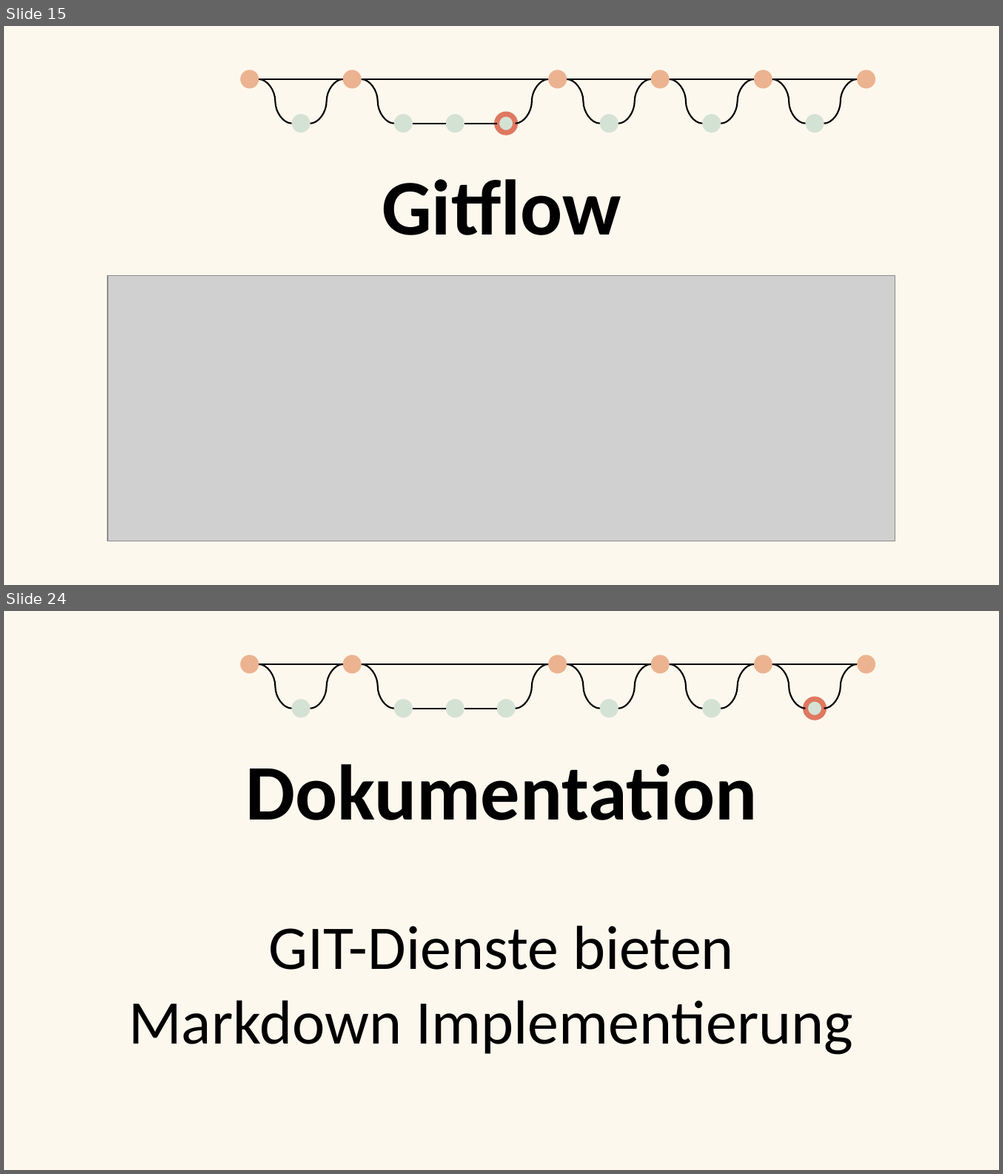
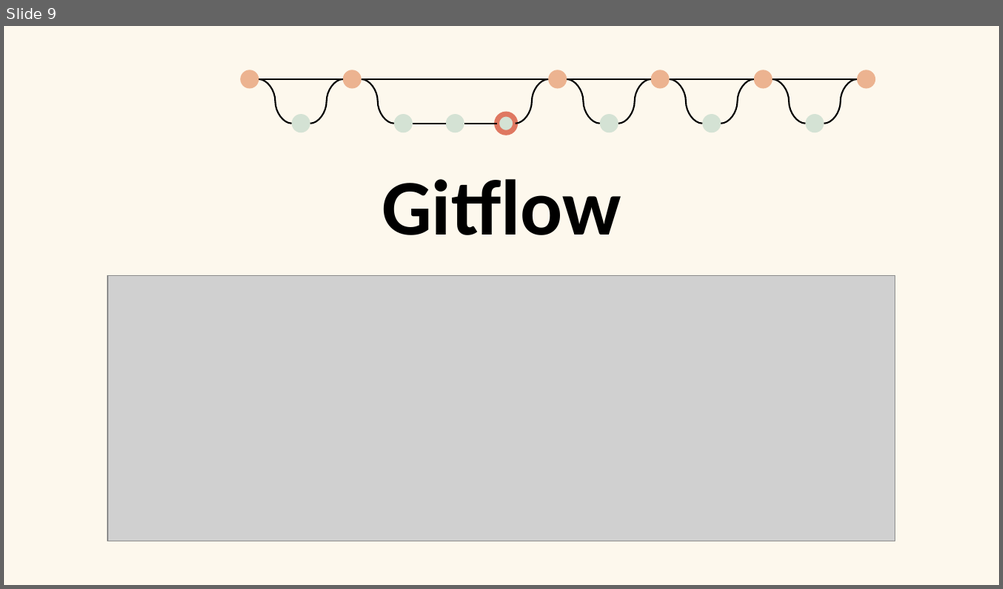
Before and after one commit to coloph0nius/SWEN, a slide deck: GITDesign.pptx. Shown one above the other, each under a label of ours: slides 15 and 24 before the commit, slide 9 after it; the slides between them are not shown. The pictures are 1003x1174 and 1003x589 pixels, drawn with LibreOffice and Linux fonts; fonts in the diff are those of the drawing; grey boxes stand for pictures; background and template pictures are left out. Boxes give left, top, right and bottom in pixels: in the first picture for what was removed or moved away, otherwise in the second. Text is boxed around its words. In the diff, an @@ line names an element or a change of style, - is before the commit and + after.

```diff
--- a/GITDesign.pptx
+++ b/GITDesign.pptx
@@ slide 24 removed at (x1=4, y1=611, x2=999, y2=1170), background #FDF8ED @@
@@ ellipse removed at (x1=241, y1=655, x2=259, y2=674) @@
@@ ellipse removed at (x1=343, y1=655, x2=361, y2=674) @@
@@ ellipse removed at (x1=548, y1=655, x2=566, y2=674) @@
@@ ellipse removed at (x1=651, y1=655, x2=669, y2=674) @@
@@ ellipse removed at (x1=754, y1=655, x2=772, y2=674) @@
@@ ellipse removed at (x1=856, y1=655, x2=876, y2=674) @@
@@ line removed from (259, 664) to (343, 664) @@
@@ curved line removed from (259, 664) to (291, 709) @@
@@ curved line removed from (343, 664) to (310, 709) @@
@@ line removed from (361, 664) to (548, 664) @@
@@ curved line removed from (361, 664) to (394, 709) @@
@@ curved line removed from (548, 664) to (515, 709) @@
@@ line removed from (566, 664) to (651, 664) @@
@@ curved line removed from (566, 664) to (600, 709) @@
@@ curved line removed from (651, 664) to (618, 709) @@
@@ line removed from (669, 664) to (754, 664) @@
@@ curved line removed from (669, 664) to (703, 709) @@
@@ curved line removed from (754, 664) to (721, 709) @@
@@ line removed from (772, 664) to (856, 664) @@
@@ curved line removed from (772, 664) to (805, 709) @@
@@ curved line removed from (856, 664) to (824, 709) @@
@@ ellipse removed at (x1=291, y1=699, x2=310, y2=718) @@
@@ ellipse removed at (x1=394, y1=699, x2=413, y2=718) @@
@@ ellipse removed at (x1=446, y1=699, x2=464, y2=718) @@
@@ ellipse removed at (x1=496, y1=699, x2=515, y2=718) @@
@@ ellipse removed at (x1=600, y1=699, x2=618, y2=718) @@
@@ ellipse removed at (x1=703, y1=699, x2=721, y2=718) @@
@@ ellipse removed at (x1=805, y1=699, x2=824, y2=718) @@
@@ line removed from (412, 709) to (446, 709) @@
@@ line removed from (464, 709) to (496, 709) @@
@@ text removed at (x1=245, y1=764, x2=757, y2=820) @@
-Dokumentation
@@ text removed at (x1=128, y1=925, x2=853, y2=1055) @@
-GIT-Dienste bieten
-Markdown Implementierung
@@ what was slide 15 is now slide 9 @@
```
Also in this commit, not shown: 10 slides changed, 13 other slides removed.
